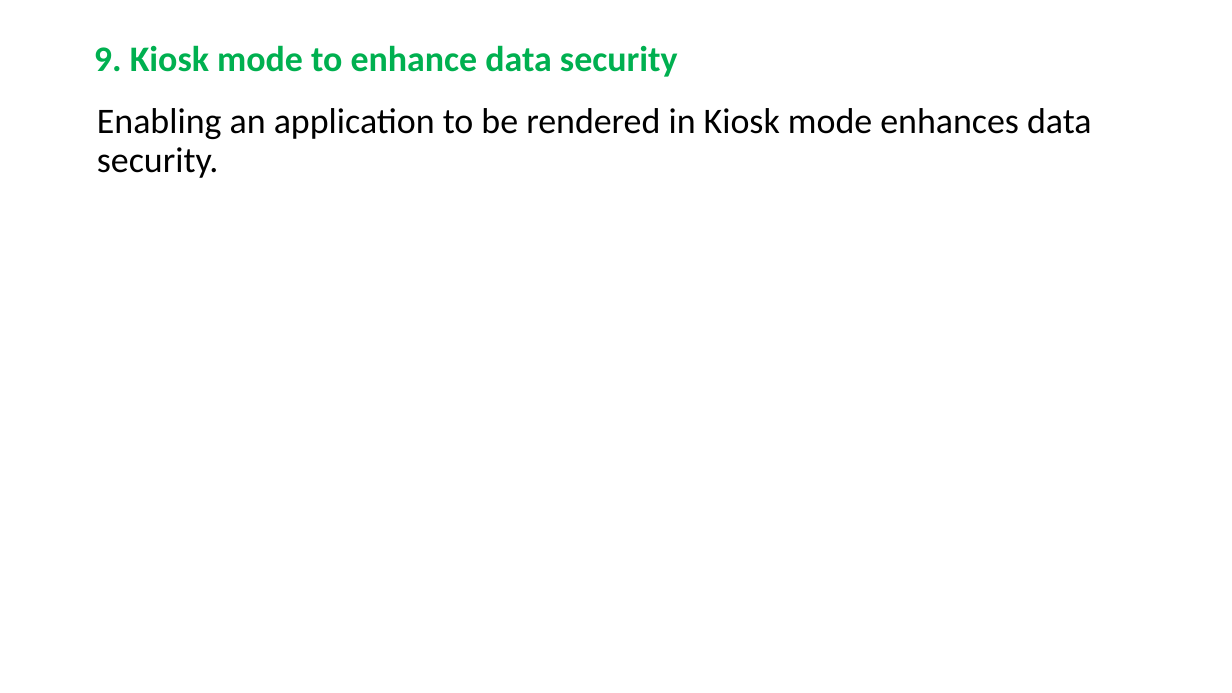
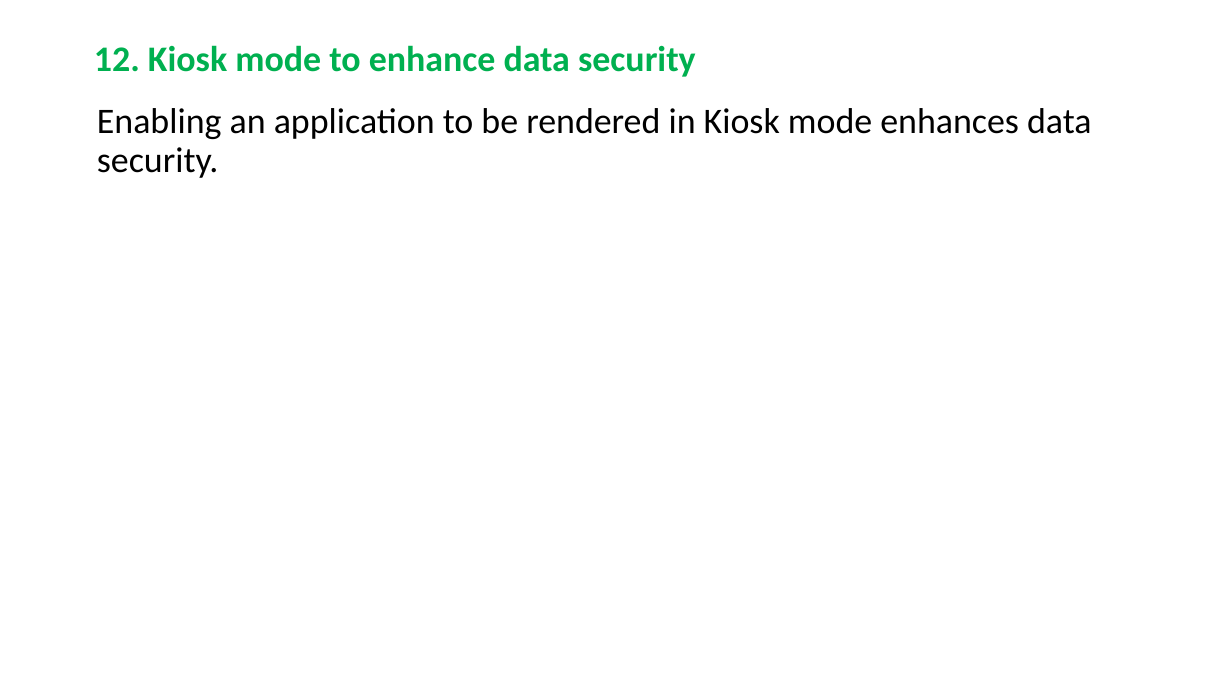
Before and after one commit to RaghavanKasthuri/Industry-Best-Practices, a slide deck: slide 13 of UX Best Practices.pptx (slide 10 before the commit). Drawn at 1232x693 pixels with LibreOffice and Linux fonts; fonts in the diff are those of the drawing. Boxes give left, top, right and bottom in pixels: in the first picture for what was removed or moved away, otherwise in the second. Text is boxed around its words. In the diff, an @@ line names an element or a change of style, - is before the commit and + after.

```diff
--- a/UX Best Practices.pptx
+++ b/UX Best Practices.pptx
@@ title at bbox=[94, 45, 696, 77]: text changed @@
-9. Kiosk mode to enhance data security
+12. Kiosk mode to enhance data security
```
Also in this commit, not shown: 12 other slides changed, 4 slides added, 1 other file.
